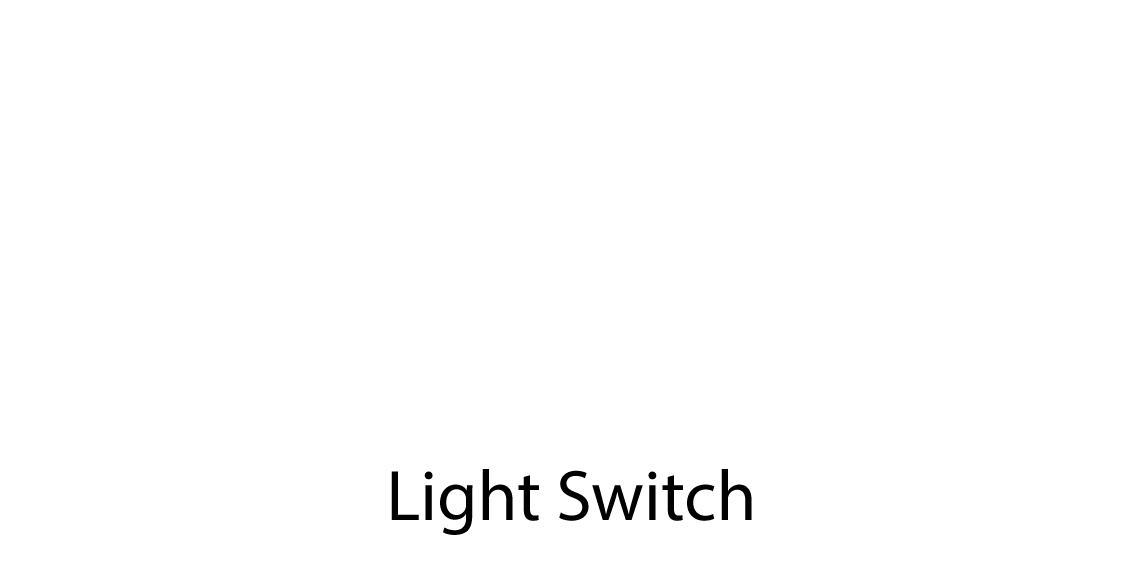
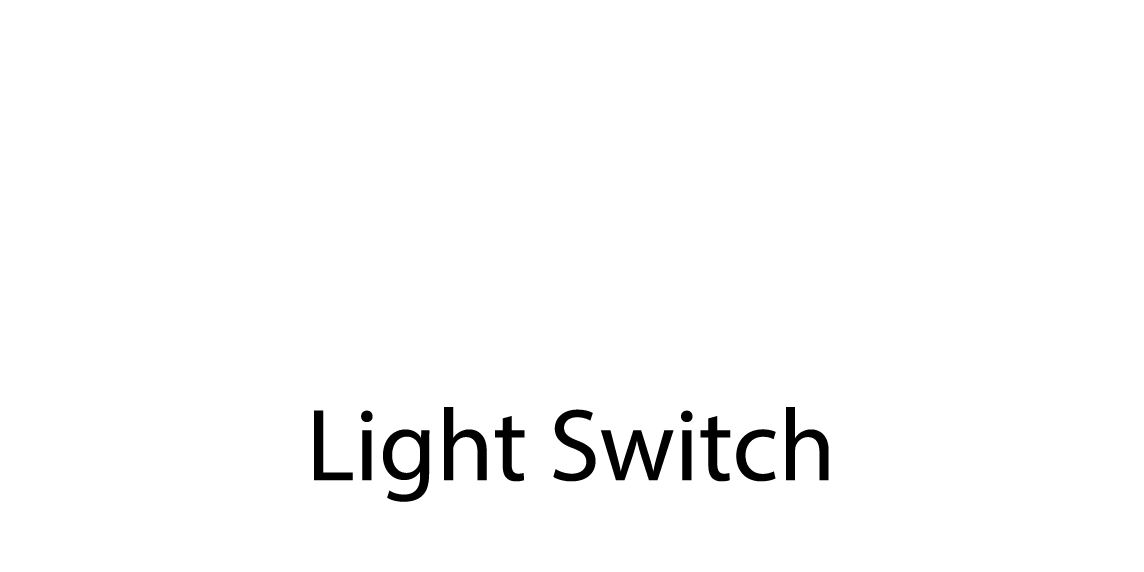
Layered file, before and after one edit (1144x572). Changes by layer:
painted on "Light Switch" over [314,407,829,535]
